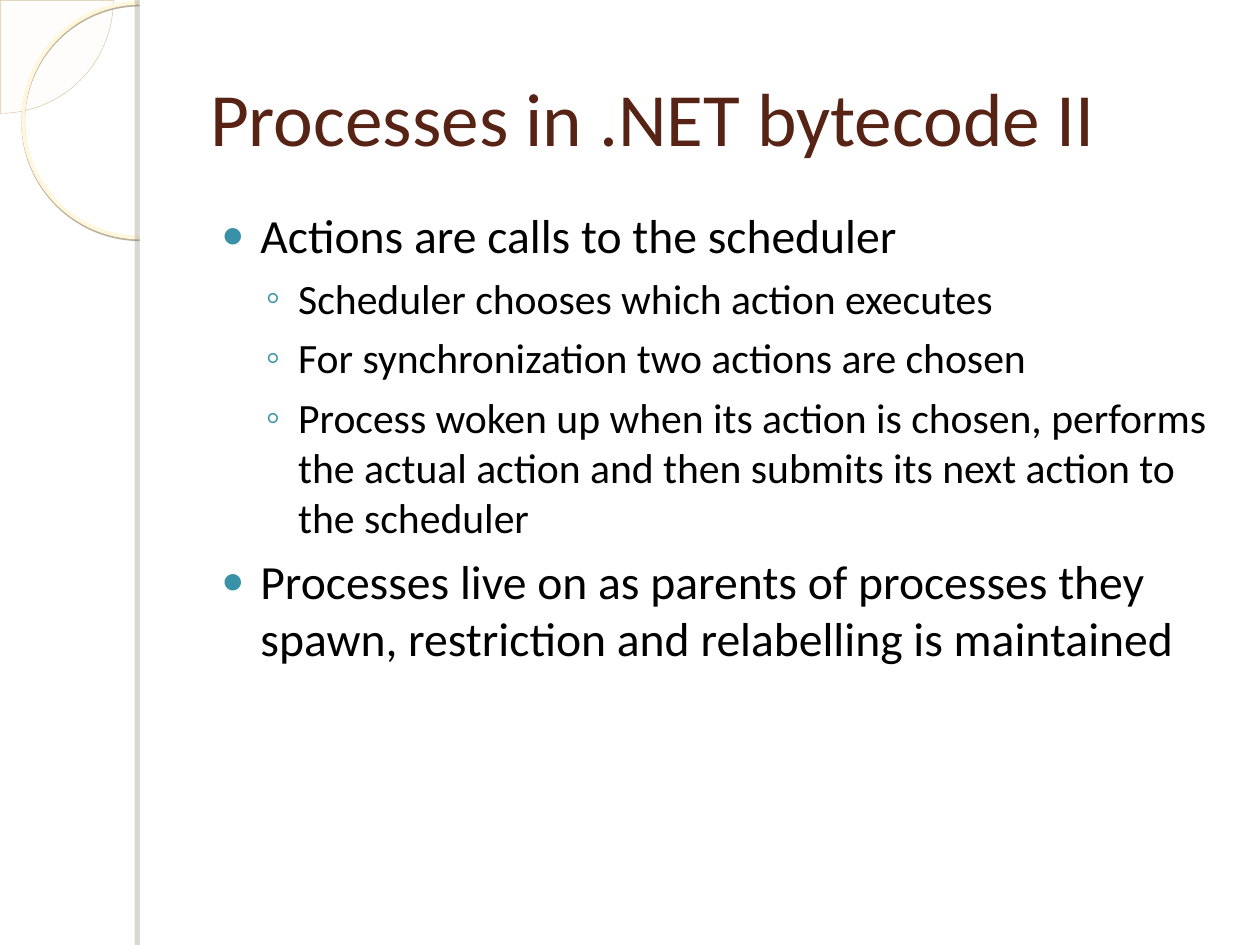
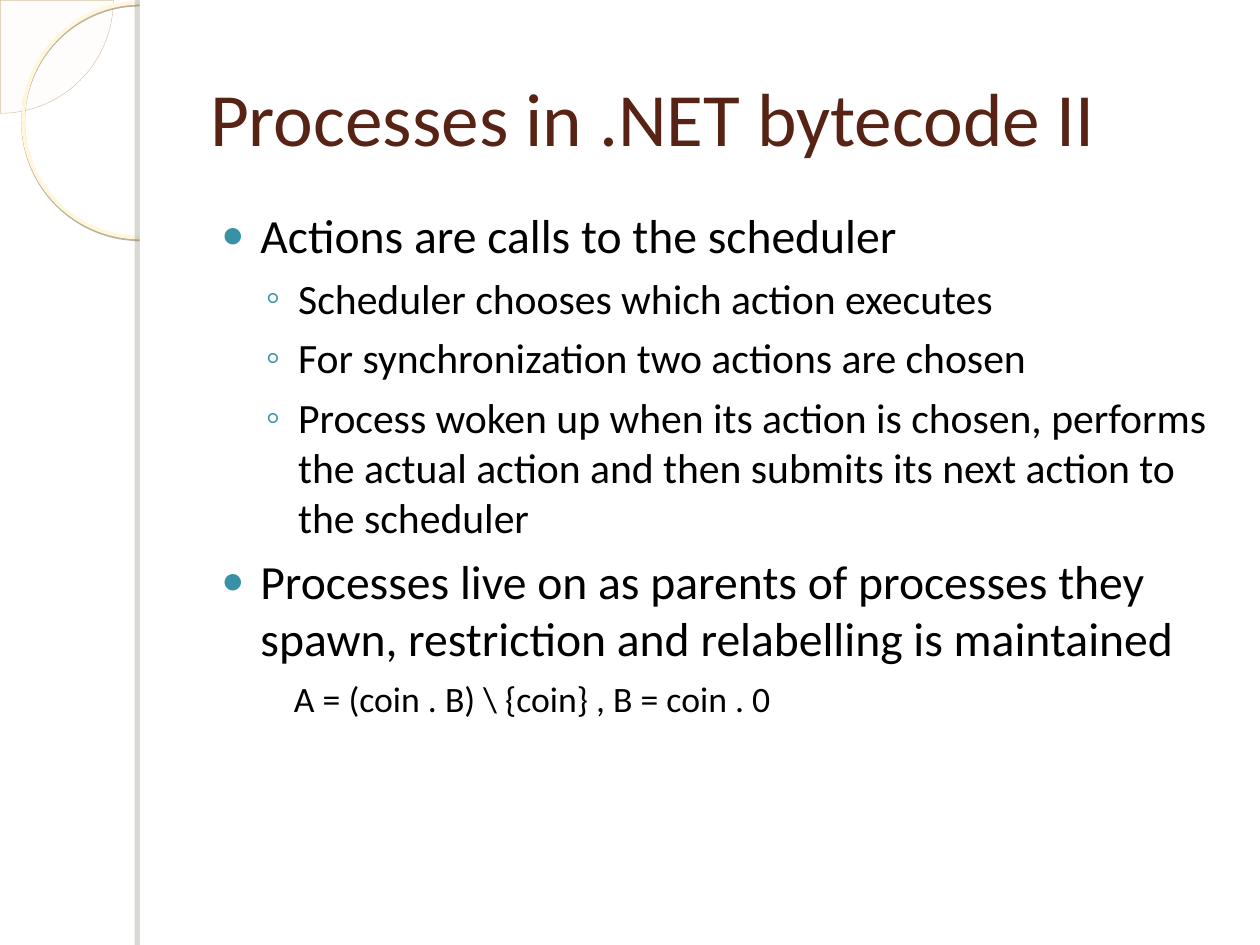
Before and after one commit to einaregilsson/Process-Language-Runtime, a slide deck: slide 12 of presentation.ppt. Drawn at 1260x945 pixels with LibreOffice and Linux fonts; fonts in the diff are those of the drawing; background and template pictures are left out. Boxes give left, top, right and bottom in pixels: in the first picture for what was removed or moved away, otherwise in the second. Text is boxed around its words. In the diff, an @@ line names an element or a change of style, - is before the commit and + after.

```diff
--- a/presentation.ppt
+++ b/presentation.ppt
@@ text at bbox=[294, 686, 770, 717]: paragraph added @@
+A = (coin . B) \ {coin} , B = coin . 0
```
Also in this commit, not shown: 2 other slides changed.
